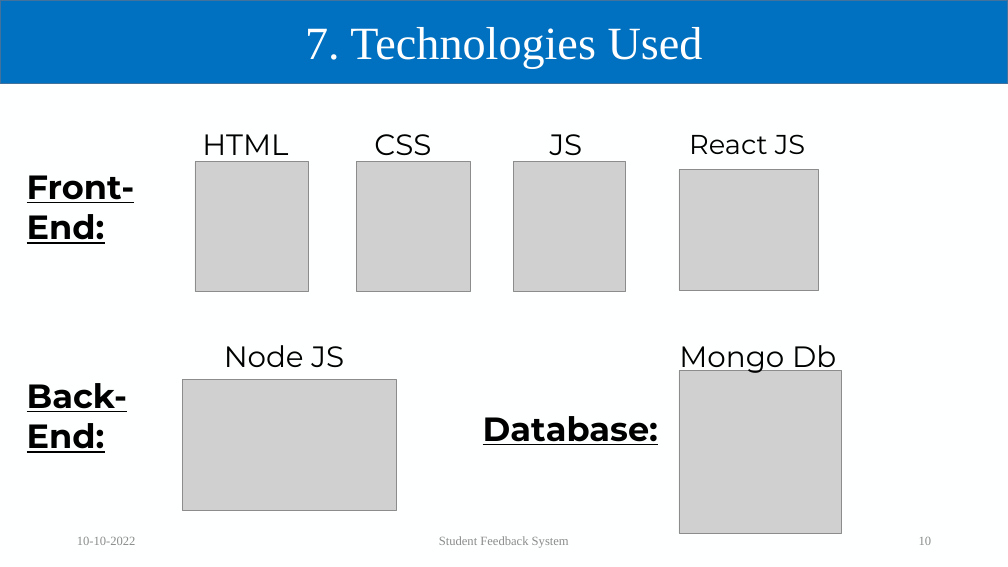
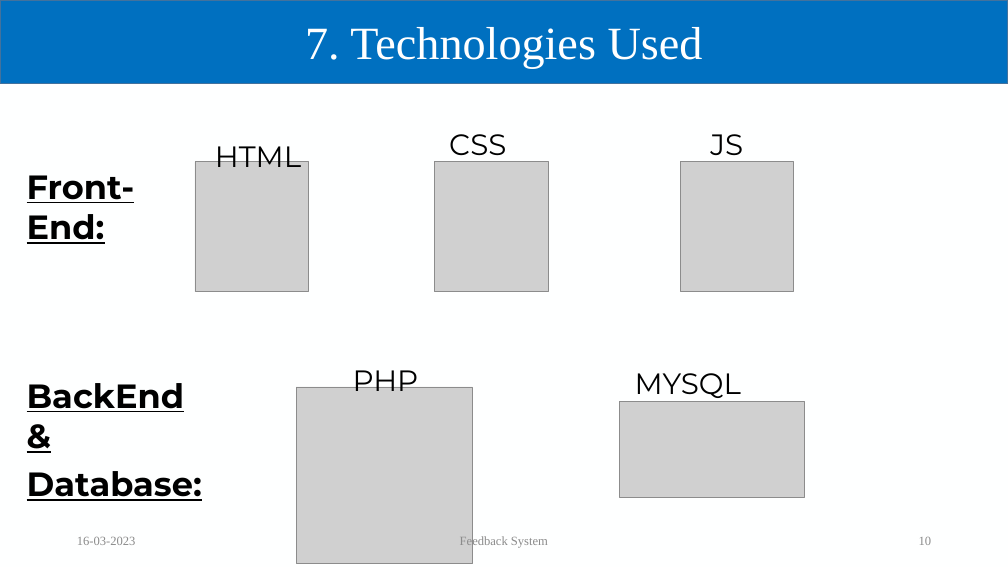
Before and after one commit to Suyash03022003/Feedback-System, a slide deck: slide 10 of Feedback.pptx. Drawn at 1008x567 pixels with LibreOffice and Linux fonts; fonts in the diff are those of the drawing; grey boxes stand for pictures; background and template pictures are left out. Boxes give left, top, right and bottom in pixels: in the first picture for what was removed or moved away, otherwise in the second. Text is boxed around its words. In the diff, an @@ line names an element or a change of style, - is before the commit and + after.

```diff
--- a/Feedback.pptx
+++ b/Feedback.pptx
@@ text "HTML": place and size @@
-text "HTML" at (202,134,288,163)
+text "HTML" at (215,139,301,167)
@@ text "CSS": place and size @@
-text "CSS" at (374,134,431,163)
+text "CSS" at (449,134,506,163)
@@ text removed at (689,134,805,154) @@
-React JS
@@ text "JS": place and size @@
-text "JS" at (550,134,583,163)
+text "JS" at (710,134,743,163)
@@ picture: place and size @@
-picture at (356,162,470,292)
+picture at (434,162,548,292)
@@ picture removed at (679,169,818,290) @@
@@ picture: place and size @@
-picture at (513,162,626,292)
+picture at (681,162,793,292)
@@ text removed at (224,345,344,367) @@
-Node JS
@@ text removed at (679,345,836,375) @@
-Mongo Db
@@ text at (27,383,185,412): text changed @@
-Back-End:
+BackEnd &
@@ picture removed at (183,380,397,510) @@
@@ picture added at (296,387,473,563) @@
@@ text added at (353,363,419,391), 28 pt, text #000000 @@
+PHP
@@ text added at (635,373,741,402), 28 pt, text #000000 @@
+MYSQL
@@ picture removed at (679,371,842,533) @@
@@ picture added at (619,402,805,498) @@
@@ text "Database:": place and size @@
-text "Database:" at (483,416,658,445)
+text "Database:" at (27,471,202,501)
@@ text at (77,536,136,545): text changed @@
-10-10-2022
+16-03-2023
@@ text at (460,535,548,548): text changed @@
-Student Feedback System
+Feedback System
```
Also in this commit, not shown: 11 other slides changed, 1 slide added, 1 slide removed.
